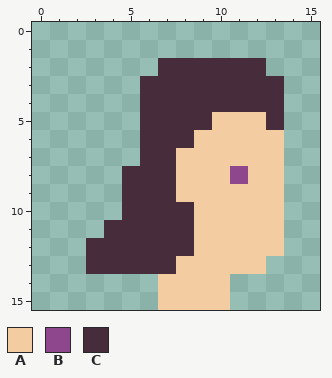
Edited in one commit: pixel-art file (src/assets/gmtk/art/head.aseprite). This is how it looked before the edit.
16x16 pixels, 1 frame.
Palette (. is transparent): A #f4cca1  B #8e478c  C #472d3c
Pixels before, first column x 3:
 2 ....CCCCCC.
 3 ...CCCCCCCC
 4 ...CCCCCCCC
 5 ...CCCCAAAC
 6 ...CCCAAAAA
 7 ...CCAAAAAA
 8 ..CCCAAABAA
 9 ..CCCAAAAAA
10 ..CCCCAAAAA
11 .CCCCCAAAAA
12 CCCCCCAAAAA
13 CCCCCAAAAA.
14 ....AAAA...
15 ....AAAA...
And afterwards:
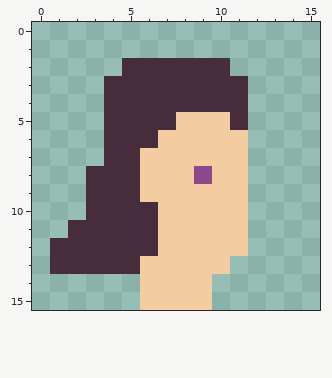
Difference:
y 2: x 5..6 .. -> CC; x 11..12 CC -> ..
y 3..4: x 4..5 .. -> CC; x 12..13 CC -> ..
y 5: x 4..5 .. -> CC; x 8..9 CC -> AA; x 11..13 AAC -> C..
y 6: x 4..5 .. -> CC; x 7..8 CC -> AA; x 12..13 AA -> ..
y 7: x 4..7 ..CC -> CCAA; x 12..13 AA -> ..
y 8: x 3..4 .. -> CC; x 6..7 CC -> AA; x 9 A -> B; x 11..13 BAA -> A..
y 9: x 3..4 .. -> CC; x 6..7 CC -> AA; x 12..13 AA -> ..
y 10: x 3..4 .. -> CC; x 7..8 CC -> AA; x 12..13 AA -> ..
y 11: x 2..3 .. -> CC; x 7..8 CC -> AA; x 12..13 AA -> ..
y 12: x 1..2 .. -> CC; x 7..8 CC -> AA; x 12..13 AA -> ..
y 13: x 1..2 .. -> CC; x 6..7 CC -> AA; x 11..12 AA -> ..
y 14..15: x 6 . -> A; x 10 A -> .
